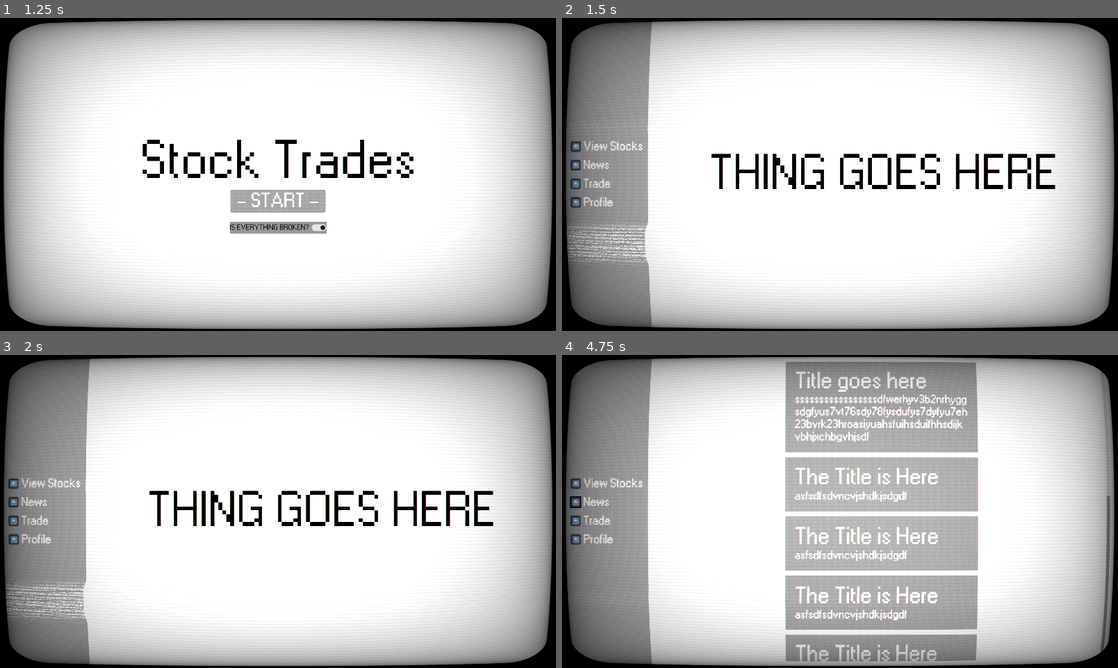
Above: before the commit, frames 1-4 (two rows, left to right).
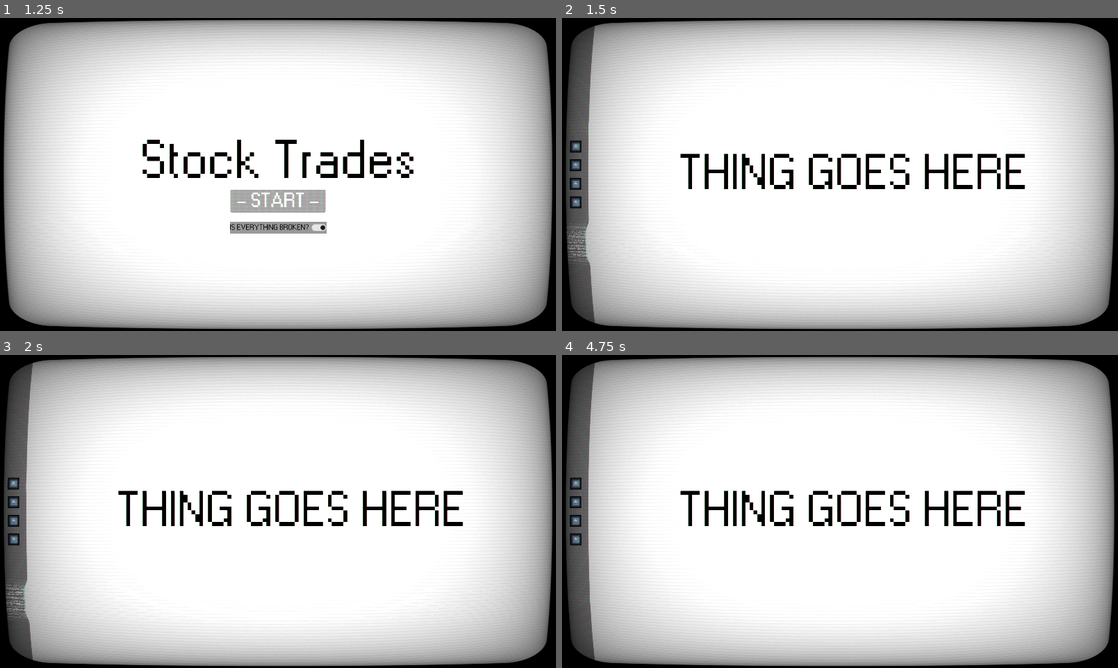
Above: after the commit, the same moments.

Repository: Shuflduf/Stock-Trading-Game
Game: Godot game, scene res://Scenes/main.tscn
The game is run twice, just before and just after one commit, with the same random seed, the same clock (stepped at 60 frames per second) and the same inputs. The engine's default icon, where the game draws it, is replaced by a stand-in: a white triangle on a blue panel in a dark square.
Inputs (mouse positions are in pixels of both pictures, inside the frame that each line leads up to):
- Up to frame 1 (1.25 s): click "IS EVERYTHING BROKEN?" at 0.5 s
- Up to frame 2 (1.5 s): click "- START -" at 1.25 s
- Up to frame 3 (2 s): no input
- Up to frame 4 (4.75 s): move the mouse to (606, 511) at 2.02 s; click (606, 511) at 2.17 s; move the mouse to (573, 483) at 2.77 s; click (573, 483) at 2.92 s; move the mouse to (606, 502) at 3.52 s; click (606, 502) at 3.67 s; tap Enter at 4.25 s; move the mouse to (573, 520) at 4.27 s; click (573, 520) at 4.42 s

Frame 1 is identical in both runs. In frame 2, 14% of the frame differs, in the area x 1-89%, y 1-99%; in frame 3, 14%; in frame 4, 41%, in the area x 1-99%, y 1-99%.
Error after the commit: Invalid access to property or key 'selected' on a base object of type 'MarginContainer'. (res://Scripts/menu_option_list.gd:12)

Commit message:
work on shop items

Diff:
--- a/Scenes/Menus/shop.tscn
+++ b/Scenes/Menus/shop.tscn
@@ -1,18 +1,31 @@
-[gd_scene load_steps=5 format=3 uid="uid://xhye14a32i5a"]
+[gd_scene load_steps=8 format=3 uid="uid://b5w3k8v7vu3xc"]
 
 [ext_resource type="Script" path="res://Scripts/Menus/shop.gd" id="1_r0wxu"]
 [ext_resource type="FontFile" uid="uid://bfamv70276jo3" path="res://Resources/Fonts/W95FA.otf" id="2_qq3xu"]
 
 [sub_resource type="StyleBoxFlat" id="StyleBoxFlat_dcb7e"]
-bg_color = Color(0.501961, 0.501961, 0.501961, 1)
+bg_color = Color(0.4, 0.4, 0.4, 1)
 expand_margin_left = 10.0
 expand_margin_top = 10.0
 expand_margin_right = 10.0
 expand_margin_bottom = 10.0
 
-[sub_resource type="LabelSettings" id="LabelSettings_sjyd8"]
+[sub_resource type="Theme" id="Theme_h0r7e"]
+default_font = ExtResource("2_qq3xu")
+default_font_size = 36
+
+[sub_resource type="StyleBoxEmpty" id="StyleBoxEmpty_fx786"]
+
+[sub_resource type="StyleBoxFlat" id="StyleBoxFlat_4eyup"]
+bg_color = Color(0.4, 0.4, 0.4, 1)
+expand_margin_left = 10.0
+expand_margin_top = 10.0
+expand_margin_right = 10.0
+expand_margin_bottom = 10.0
+
+[sub_resource type="LabelSettings" id="LabelSettings_8y0ja"]
 font = ExtResource("2_qq3xu")
-font_size = 64
+font_size = 36
 
 [node name="Shop" type="Control"]
 layout_mode = 3
@@ -40,14 +53,77 @@
 custom_minimum_size = Vector2(0, 300)
 layout_mode = 2
 
+[node name="BuyMenu" type="PanelContainer" parent="ScrollContainer/VBoxContainer"]
+layout_mode = 2
+theme_override_styles/panel = SubResource("StyleBoxFlat_dcb7e")
+
+[node name="HBoxContainer" type="HBoxContainer" parent="ScrollContainer/VBoxContainer/BuyMenu"]
+layout_mode = 2
+
+[node name="OptionButton" type="OptionButton" parent="ScrollContainer/VBoxContainer/BuyMenu/HBoxContainer"]
+layout_mode = 2
+theme_override_fonts/font = ExtResource("2_qq3xu")
+theme_override_font_sizes/font_size = 36
+selected = 0
+item_count = 1
+popup/item_0/text = "GNG"
+
+[node name="SpinBox" type="SpinBox" parent="ScrollContainer/VBoxContainer/BuyMenu/HBoxContainer"]
+layout_mode = 2
+theme = SubResource("Theme_h0r7e")
+min_value = 1.0
+value = 1.0
+prefix = "x"
+
+[node name="VSeparator" type="VSeparator" parent="ScrollContainer/VBoxContainer/BuyMenu/HBoxContainer"]
+layout_mode = 2
+theme_override_constants/separation = 30
+
+[node name="Button" type="Button" parent="ScrollContainer/VBoxContainer/BuyMenu/HBoxContainer"]
+layout_mode = 2
+theme_override_fonts/font = ExtResource("2_qq3xu")
+theme_override_font_sizes/font_size = 36
+text = "Place Order"
+
+[node name="HSeparator" type="HSeparator" parent="ScrollContainer/VBoxContainer"]
+layout_mode = 2
+theme_override_constants/separation = 25
+theme_override_styles/separator = SubResource("StyleBoxEmpty_fx786")
+
 [node name="PanelContainer" type="PanelContainer" parent="ScrollContainer/VBoxContainer"]
 layout_mode = 2
-theme_override_styles/panel = SubResource("StyleBoxFlat_dcb7e")
+theme_override_styles/panel = SubResource("StyleBoxFlat_4eyup")
 
 [node name="HBoxContainer" type="HBoxContainer" parent="ScrollContainer/VBoxContainer/PanelContainer"]
 layout_mode = 2
 
-[node name="Label" type="Label" parent="ScrollContainer/VBoxContainer/PanelContainer/HBoxContainer"]
+[node name="Content" type="Label" parent="ScrollContainer/VBoxContainer/PanelContainer/HBoxContainer"]
 layout_mode = 2
-text = "GNG"
-label_settings = SubResource("LabelSettings_sjyd8")
+size_flags_horizontal = 2
+text = "GNG x 1"
+label_settings = SubResource("LabelSettings_8y0ja")
+vertical_alignment = 1
+
+[node name="SellPrice" type="RichTextLabel" parent="ScrollContainer/VBoxContainer/PanelContainer/HBoxContainer"]
+layout_mode = 2
+size_flags_horizontal = 6
+theme_override_fonts/normal_font = ExtResource("2_qq3xu")
+theme_override_font_sizes/normal_font_size = 36
+bbcode_enabled = true
+text = "[center][color=green]$360.50[/color][/center]"
+fit_content = true
+autowrap_mode = 0
+
+[node name="Profit" type="RichTextLabel" parent="ScrollContainer/VBoxContainer/PanelContainer/HBoxContainer"]
+layout_mode = 2
+size_flags_horizontal = 10
+theme_override_fonts/normal_font = ExtResource("2_qq3xu")
+theme_override_font_sizes/normal_font_size = 36
+bbcode_enabled = true
+text = "[center][color=green]+10.20[/color][/center]"
+fit_content = true
+autowrap_mode = 0
+
+[node name="Button" type="Button" parent="ScrollContainer/VBoxContainer/PanelContainer/HBoxContainer"]
+layout_mode = 2
+text = "Sell Shares"
--- a/Scenes/game.tscn
+++ b/Scenes/game.tscn
@@ -6,9 +6,10 @@
 [ext_resource type="Resource" uid="uid://dyumw5aefx0bd" path="res://Resources/default_stocks.tres" id="2_7bahw"]
 [ext_resource type="FontFile" uid="uid://bfamv70276jo3" path="res://Resources/Fonts/W95FA.otf" id="2_p326e"]
 [ext_resource type="PackedScene" uid="uid://bvr2uy20qdv3y" path="res://Scenes/Menus/stocks.tscn" id="3_kmg1g"]
+[ext_resource type="Script" path="res://Scenes/menu_option.gd" id="5_bw7cj"]
 [ext_resource type="PackedScene" uid="uid://cpx4pfglpcrs6" path="res://Scenes/Menus/profile.tscn" id="6_5viqj"]
-[ext_resource type="PackedScene" uid="uid://civchsspm2q14" path="res://Scenes/Menus/news.tscn" id="6_u35s7"]
-[ext_resource type="PackedScene" uid="uid://xhye14a32i5a" path="res://Scenes/Menus/shop.tscn" id="7_3vqpc"]
+[ext_resource type="PackedScene" path="res://Scenes/Menus/news.tscn" id="6_u35s7"]
+[ext_resource type="PackedScene" uid="uid://b5w3k8v7vu3xc" path="res://Scenes/Menus/shop.tscn" id="7_3vqpc"]
 
 [sub_resource type="StyleBoxFlat" id="StyleBoxFlat_axe7t"]
 bg_color = Color(1, 1, 1, 1)
@@ -18,7 +19,7 @@
 content_margin_top = 10.0
 content_margin_right = 10.0
 content_margin_bottom = 10.0
-bg_color = Color(0.501961, 0.501961, 0.501961, 1)
+bg_color = Color(0.4, 0.4, 0.4, 1)
 
 [sub_resource type="LabelSettings" id="LabelSettings_ft8bs"]
 font = ExtResource("2_p326e")
@@ -69,21 +70,25 @@
 
 [node name="Stocks" parent="HBoxContainer/PanelContainer/Options" instance=ExtResource("1_ucj8x")]
 layout_mode = 2
+script = ExtResource("5_bw7cj")
 item_name = "View Stocks"
 target_scene = ExtResource("3_kmg1g")
 
 [node name="News" parent="HBoxContainer/PanelContainer/Options" instance=ExtResource("1_ucj8x")]
 layout_mode = 2
+script = ExtResource("5_bw7cj")
 item_name = "News"
 target_scene = ExtResource("6_u35s7")
 
 [node name="Trade" parent="HBoxContainer/PanelContainer/Options" instance=ExtResource("1_ucj8x")]
 layout_mode = 2
+script = ExtResource("5_bw7cj")
 item_name = "Trade"
 target_scene = ExtResource("7_3vqpc")
 
 [node name="Profile" parent="HBoxContainer/PanelContainer/Options" instance=ExtResource("1_ucj8x")]
 layout_mode = 2
+script = ExtResource("5_bw7cj")
 item_name = "Profile"
 target_scene = ExtResource("6_5viqj")
 
--- a/Scripts/game.gd
+++ b/Scripts/game.gd
@@ -7,12 +7,12 @@
 var current_time: int
 
 func _ready() -> void:
-	for i in 50:
-		$UpdateTimer.timeout.emit()
+    for i in 50:
+        $UpdateTimer.timeout.emit()
 
 func _on_update_timer_timeout() -> void:
-	current_time += 1
-	for i in stocks_list.stocks:
-		var target_price = i.initial_price * i.demand
-		var new_price = (i.history[-1] * 0.2 * randf_range(0.8, 1.2)) + (target_price)
-		i.price = new_price
+    current_time += 1
+    for i in stocks_list.stocks:
+        var target_price = i.initial_price * i.demand
+        var new_price = (i.history[-1] * 0.2 * randf_range(0.8, 1.2)) + (target_price)
+        i.price = new_price
--- a/Scripts/main.gd
+++ b/Scripts/main.gd
@@ -3,15 +3,15 @@
 const MAIN_GAME = preload("res://Scenes/game.tscn")
 
 func _ready() -> void:
-	$CRTOverlay.move_to_front()
-	$CheckButton.move_to_front()
+    $CRTOverlay.move_to_front()
+    $CheckButton.move_to_front()
 
 
 func _on_main_menu_go_to_game() -> void:
-	add_child(MAIN_GAME.instantiate())
-	$MainMenu.queue_free()
-	$CheckButton.queue_free()
-	$CRTOverlay.move_to_front()
+    add_child(MAIN_GAME.instantiate())
+    $MainMenu.queue_free()
+    $CheckButton.queue_free()
+    $CRTOverlay.move_to_front()
 
 func _on_check_button_toggled(toggled_on: bool) -> void:
-	$CRTOverlay.material.set_shader_parameter(&"pixelate", !toggled_on)
+    $CRTOverlay.material.set_shader_parameter(&"pixelate", !toggled_on)
--- a/Scripts/menu_option_list.gd
+++ b/Scripts/menu_option_list.gd
@@ -8,45 +8,45 @@
 var changing_size = false
 
 func _ready() -> void:
-	for i in $Options.get_children():
-		i.selected.connect(select_item.bind(i))
-		i.deselect()
+    for i in $Options.get_children():
+        i.selected.connect(select_item.bind(i))
+        i.deselect()
 
 func _on_gui_input(event: InputEvent) -> void:
-	if event is InputEventMouseButton:
-		if event.is_pressed():
-			if event.button_index == MOUSE_BUTTON_LEFT:
-				change_size_all()
+    if event is InputEventMouseButton:
+        if event.is_pressed():
+            if event.button_index == MOUSE_BUTTON_LEFT:
+                change_size_all()
 
 func change_size_all():
-	if !changing_size:
-		changing_size = true
-		for i in $Options.get_children():
-			if !collapsed:
-				buffer_reenable()
-				i.minimize(SIZE_CHANGE_SECONDS)
-			else:
-				buffer_reenable()
-				i.expand(SIZE_CHANGE_SECONDS)
-		collapsed = !collapsed
+    if !changing_size:
+        changing_size = true
+        for i in $Options.get_children():
+            if !collapsed:
+                buffer_reenable()
+                i.minimize(SIZE_CHANGE_SECONDS)
+            else:
+                buffer_reenable()
+                i.expand(SIZE_CHANGE_SECONDS)
+        collapsed = !collapsed
 
 func buffer_reenable():
-	get_tree().create_timer(SIZE_CHANGE_SECONDS).timeout.connect(func(): changing_size = false)
+    get_tree().create_timer(SIZE_CHANGE_SECONDS).timeout.connect(func(): changing_size = false)
 
 func select_item(item: MenuOption):
-	if collapsed:
-		change_size_all()
-		return
-	if changing_size:
-		return
+    if collapsed:
+        change_size_all()
+        return
+    if changing_size:
+        return
 
-	for i in $Options.get_children():
-		i.deselect()
-	item.select()
-	change_size_all()
+    for i in $Options.get_children():
+        i.deselect()
+    item.select()
+    change_size_all()
 
-	if item.target_scene != null:
-		content.get_child(0).queue_free()
-		var new_scene = item.target_scene.instantiate()
-		new_scene.main_game = $"../.."
-		content.add_child(new_scene)
+    if item.target_scene != null:
+        content.get_child(0).queue_free()
+        var new_scene = item.target_scene.instantiate()
+        new_scene.main_game = $"../.."
+        content.add_child(new_scene)
--- a/Scripts/stock.gd
+++ b/Scripts/stock.gd
@@ -14,14 +14,14 @@
 var _set_price = false
 ## Starting price of one share. This value will change, and is only set here as a starting point.
 @export var price: float:
-	set(value):
-		price = value
-		if !_set_price:
-			initial_price = value
-			history[0] = value
-			_set_price = true
-		else:
-			history.append(value)
+    set(value):
+        price = value
+        if !_set_price:
+            initial_price = value
+            history[0] = value
+            _set_price = true
+        else:
+            history.append(value)
 
 # Used to make graphs and stuff, each element is 20s apart
 var history: Array[float] = [0.0]
Not shown: 1 places in Scenes/game.tscn that only renumber resources
